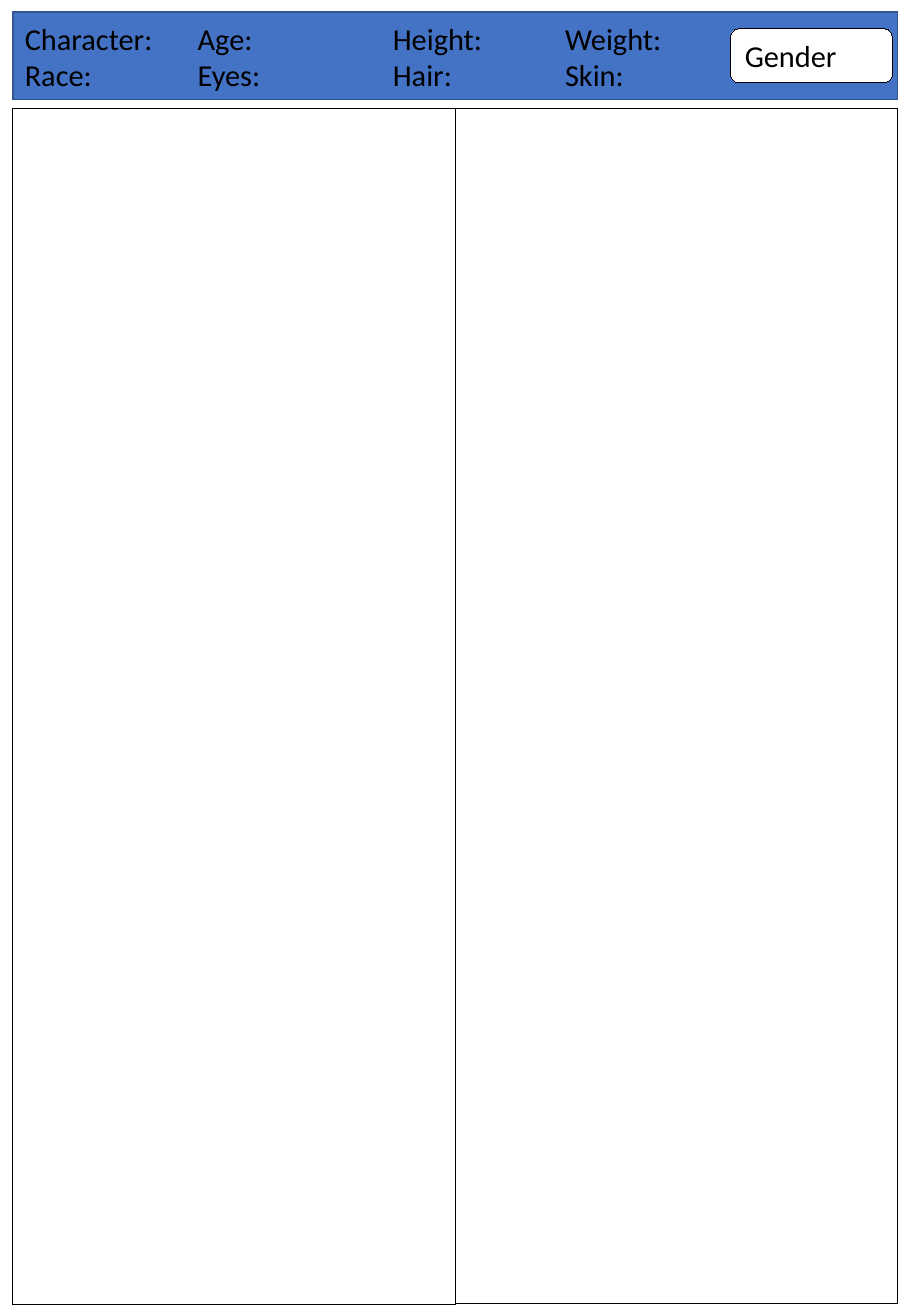
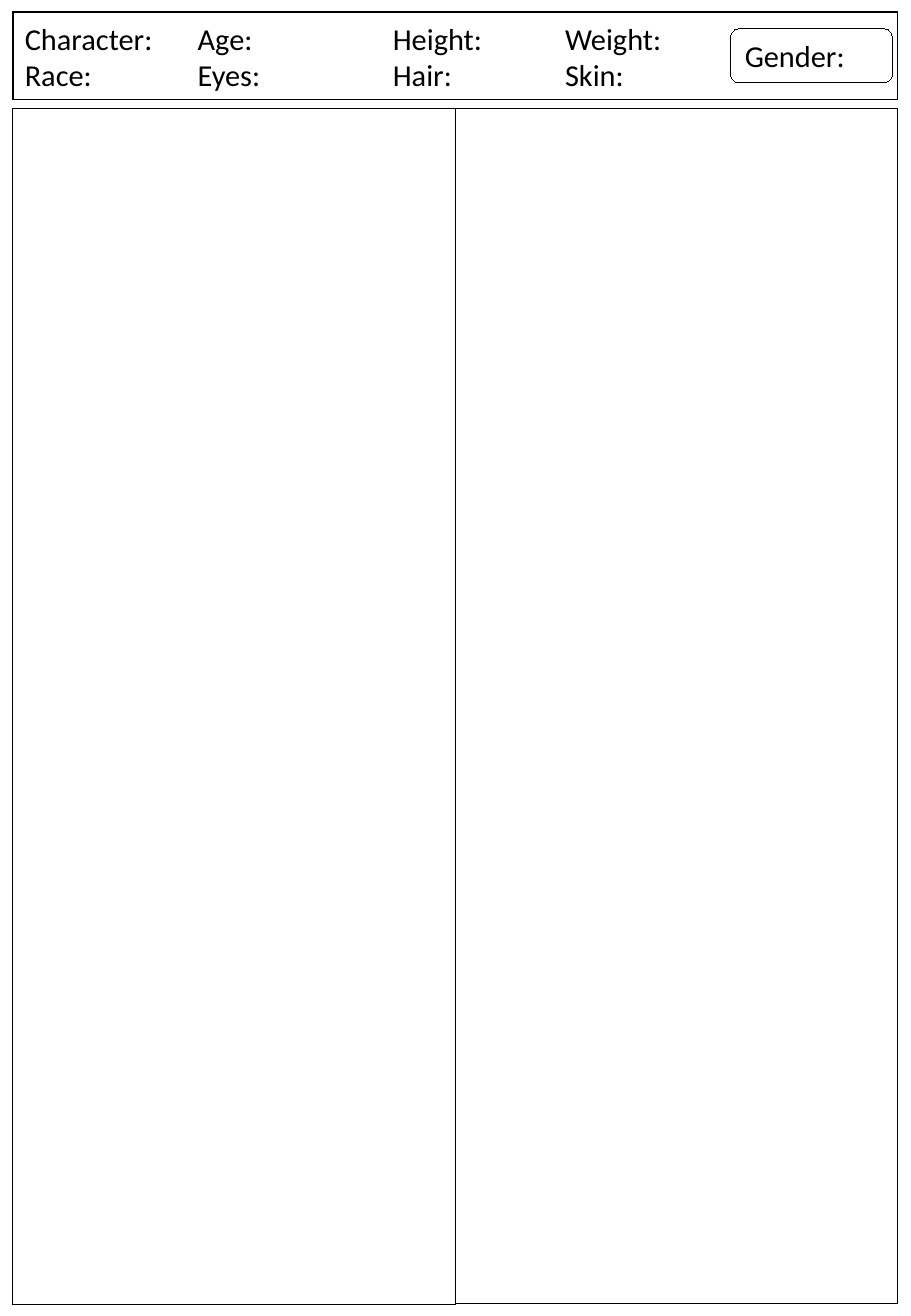
Before and after one commit to DrakirL/DrakirL.github.io, a slide deck: slide 3 of p10/sheets.pptx. Drawn at 911x1316 pixels with LibreOffice and Linux fonts; fonts in the diff are those of the drawing. Boxes give left, top, right and bottom in pixels: in the first picture for what was removed or moved away, otherwise in the second. Text is boxed around its words. In the diff, an @@ line names an element or a change of style, - is before the commit and + after.

```diff
--- a/p10/sheets.pptx
+++ b/p10/sheets.pptx
@@ rectangle at [13,12,898,100]: fill #4472C4 to #FFFFFF; outline #325491 1 pt to #000000 1 pt @@
@@ text in rounded rectangle at [745,46,845,68]: text changed @@
-Gender
+Gender:
```
Also in this commit, not shown: 3 other slides changed, 1 slide added, 1 slide removed, 22 other files.
